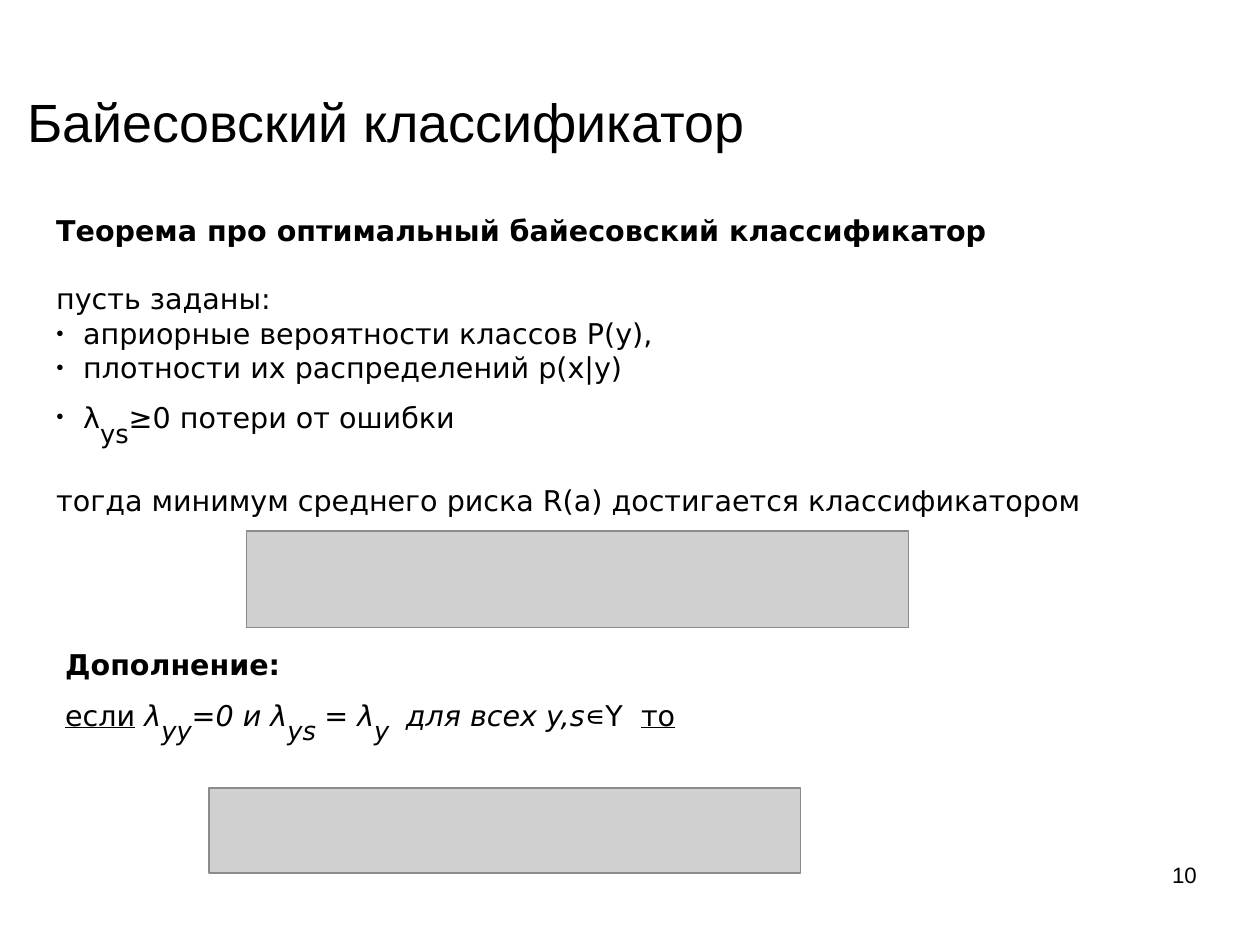
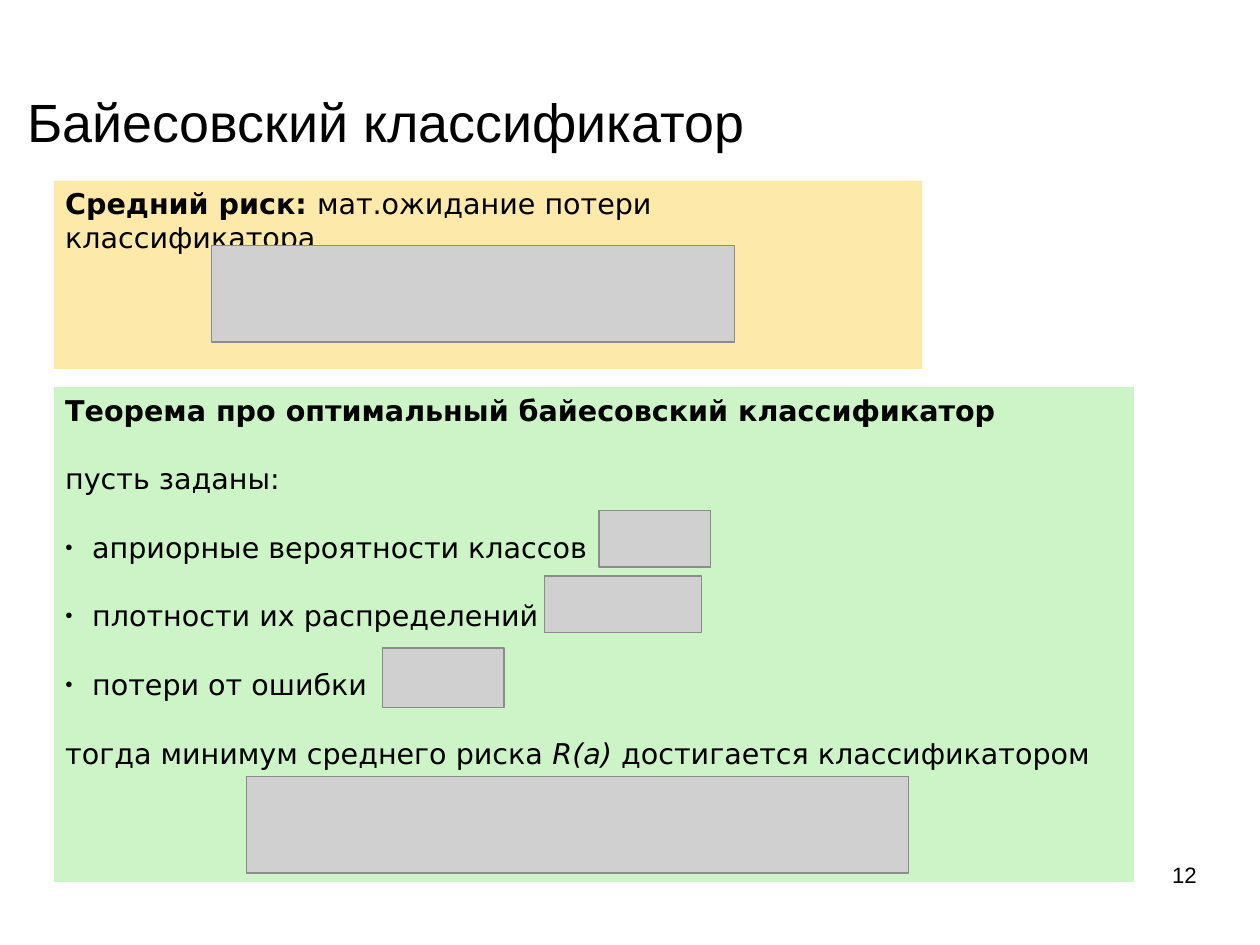
Before and after one commit to mechanoid5/ml_lectorium_legacy, a slide deck: slide 12 of 09-bayes.odp (slide 10 before the commit). Drawn at 1260x945 pixels with LibreOffice and Linux fonts; fonts in the diff are those of the drawing; grey boxes stand for pictures; background and template pictures are left out. Boxes give left, top, right and bottom in pixels: in the first picture for what was removed or moved away, otherwise in the second. Text is boxed around its words. In the diff, an @@ line names an element or a change of style, - is before the commit and + after.

```diff
--- a/09-bayes.odp
+++ b/09-bayes.odp
@@ rectangle added at <box>54,181,923,369</box>, fill #FDE9A9, 18 pt, text #000000 @@
+Средний риск: мат.ожидание потери классификатора
@@ picture added at <box>212,246,735,343</box> @@
@@ rectangle "Теорема про оптимальный байесовский классификатор": place and size @@
-rectangle "Теорема про оптимальный байесовский классификатор" at <box>56,218,1080,517</box>
+rectangle "Теорема про оптимальный байесовский классификатор" at <box>54,388,1134,883</box>
@@ rectangle "Теорема про оптимальный байесовский классификатор" at <box>54,388,1134,883</box>: fill none to #CCF4C6 @@
@@ picture added at <box>599,510,711,567</box> @@
@@ text in rectangle at <box>92,542,587,701</box>: text changed @@
-● априорные вероятности классов P(y),
-● плотности их распределений p(x|y)
-● λys≥0 потери от ошибки
+● априорные вероятности классов
+● плотности их распределений
+● потери от ошибки
@@ picture: place and size @@
-picture at <box>247,532,910,629</box>
+picture at <box>544,576,702,633</box>
@@ text removed at <box>65,654,675,732</box> @@
-Дополнение:
-если λyy=0 и λys = λy для всех y,s∊Y то
@@ picture added at <box>383,648,504,708</box> @@
@@ text in rectangle at <box>65,742,1090,770</box>: italic on in "R(a)" @@
@@ picture: place and size @@
-picture at <box>209,788,802,872</box>
+picture at <box>247,776,910,874</box>
@@ page number at <box>1172,867,1197,883</box>: text changed @@
-10
+12
```
Also in this commit, not shown: 7 other slides changed, 5 slides added, 23 slides removed, 2 other files.
